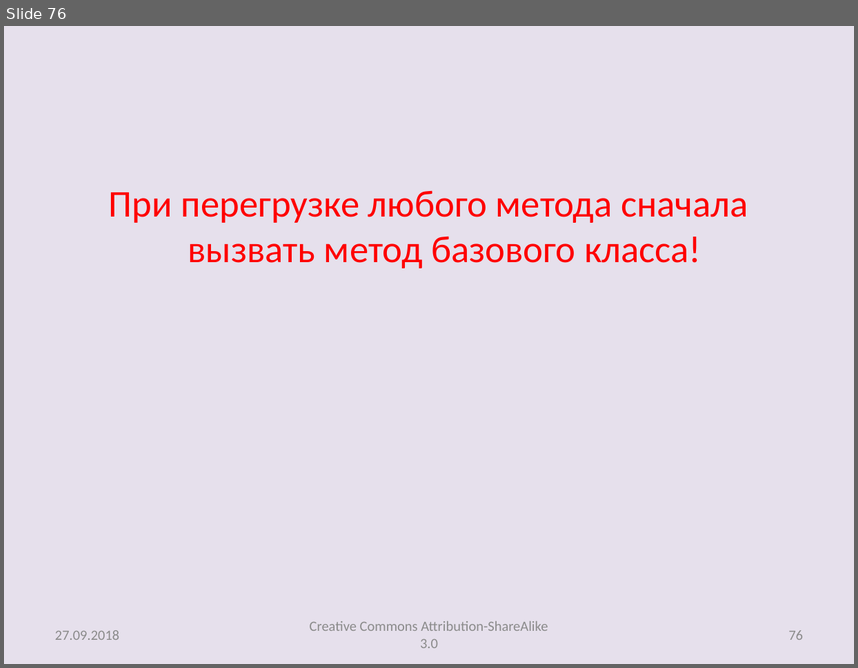
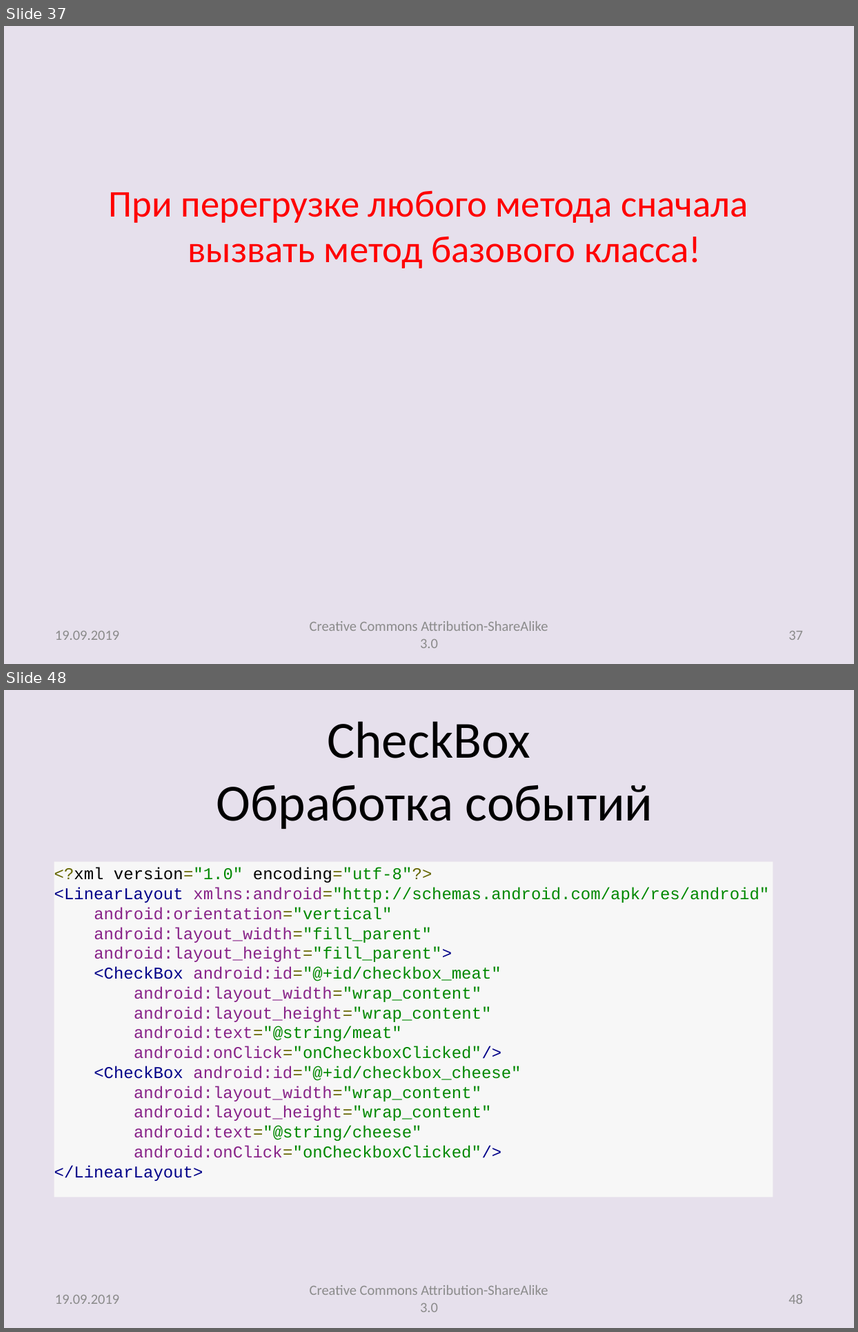
Before and after one commit to andrei-kuznetsov/android-lectures, a slide deck: lectures/Lecture003_AltRes_Activity.pptx. Shown one above the other, each under a label of ours: slide 76 before the commit, slides 37 and 48 after it; the slides between them are not shown. The pictures are 858x668 and 858x1332 pixels, drawn with LibreOffice and Linux fonts; fonts in the diff are those of the drawing. Boxes give left, top, right and bottom in pixels: in the first picture for what was removed or moved away, otherwise in the second. Text is boxed around its words. In the diff, an @@ line names an element or a change of style, - is before the commit and + after.

```diff
--- a/lectures/Lecture003_AltRes_Activity.pptx
+++ b/lectures/Lecture003_AltRes_Activity.pptx
@@ slide 48 added at [4, 690, 854, 1328], background #E6E0EC @@
@@ title added at [217, 721, 653, 829], 44 pt, text #000000 @@
+CheckBox
+Обработка событий
@@ rectangle added at [54, 862, 773, 1198], fill #F7F7F7, 14 pt, text #008800 @@
+<?xml version="1.0" encoding="utf-8"?>
+<LinearLayout xmlns:android="http://schemas.android.com/apk/res/android"
+android:orientation="vertical"
+android:layout_width="fill_parent"
+android:layout_height="fill_parent">
+<CheckBox android:id="@+id/checkbox_meat"
+android:layout_width="wrap_content"
+android:layout_height="wrap_content"
+android:text="@string/meat"
+android:onClick="onCheckboxClicked"/>
+<CheckBox android:id="@+id/checkbox_cheese"
+android:layout_width="wrap_content"
+android:layout_height="wrap_content"
+android:text="@string/cheese"
+android:onClick="onCheckboxClicked"/>
+</LinearLayout>
@@ text added at [310, 1285, 548, 1312], 12 pt, text #8C8C8C @@
+Creative Commons Attribution-ShareAlike 3.0
@@ text added at [55, 1294, 119, 1303], 12 pt, text #8C8C8C @@
+19.09.2019
@@ page number added at [789, 1294, 803, 1303], 12 pt, text #8C8C8C @@
+48
@@ what was slide 76 is now slide 37 @@
@@ slide 37 changed as well @@
@@ text at [55, 630, 119, 639]: text changed @@
-27.09.2018
+19.09.2019
@@ page number at [789, 630, 803, 639]: text changed @@
-76
+37
```
Also in this commit, not shown: 76 other slides changed, 16 other slides added, 2 other files.
